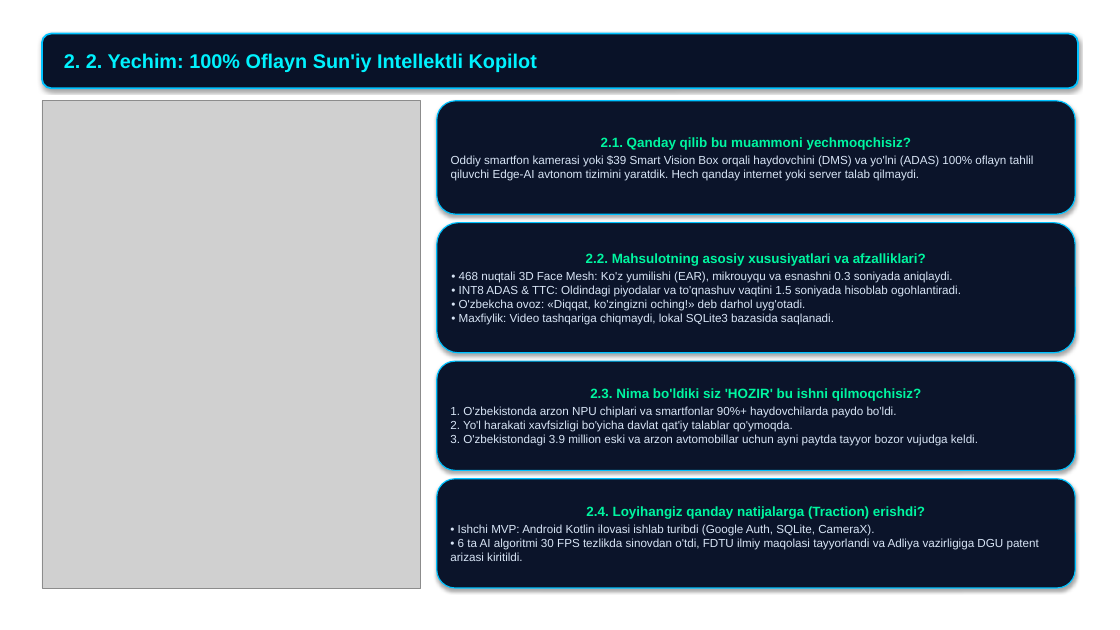
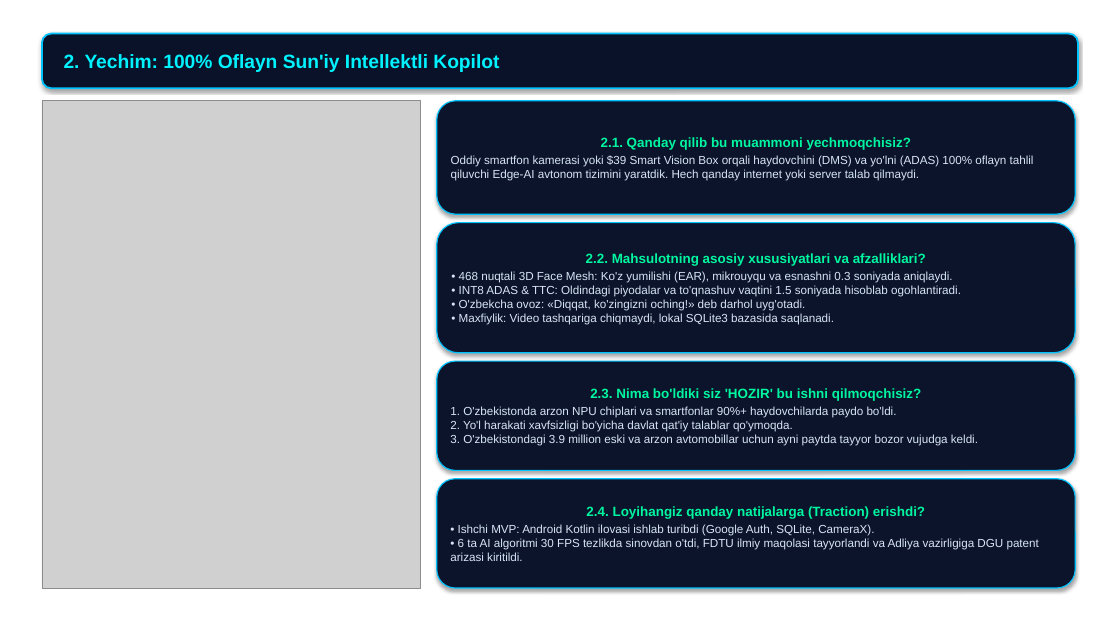
Before and after one commit to abdukamolismoilov5-dotcom/hamroh-ai, a slide deck: slide 4 of docs/presentations/1_HamrohAI_Canva_Shablon_Taqdimot_7000$.pptx. Drawn at 1120x630 pixels with LibreOffice and Linux fonts; fonts in the diff are those of the drawing; grey boxes stand for pictures; background and template pictures are left out. Boxes give left, top, right and bottom in pixels: in the first picture for what was removed or moved away, otherwise in the second. Text is boxed around its words. In the diff, an @@ line names an element or a change of style, - is before the commit and + after.

```diff
--- a/docs/presentations/1_HamrohAI_Canva_Shablon_Taqdimot_7000$.pptx
+++ b/docs/presentations/1_HamrohAI_Canva_Shablon_Taqdimot_7000$.pptx
@@ text in rounded rectangle at bbox=[64, 54, 499, 72]: text changed; size 17 to 16.5 pt @@
-2. 2. Yechim: 100% Oflayn Sun'iy Intellektli Kopilot
+2. Yechim: 100% Oflayn Sun'iy Intellektli Kopilot
```
Also in this commit, not shown: 9 other slides changed, 2 other files.
